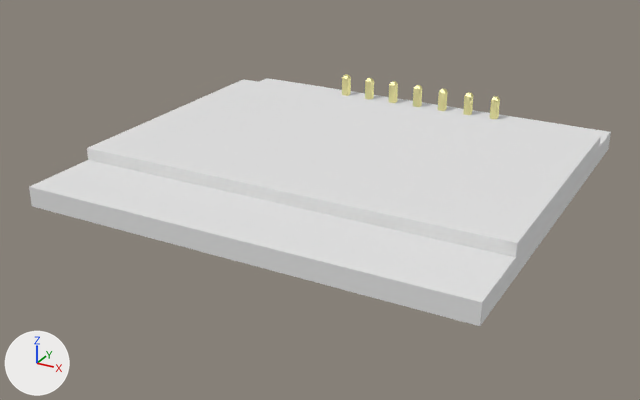
Before and after pictures for a commit that changed the Blender file Oled.blend.
The view is the same before and after, from a 50 mm lens placed at (31.0, -60.2, 26.6), pointed at (-1.6, -0.9, -3.0). Arrows for +X, +Y and +Z are at lower left; the lights stay in place.

The scene before the commit, as lines of its bpy script (objects in view):
```python
mat_material = principled_material('Material')
mat_material.base_color = (0.8, 0.8, 0.8)  # white #e7e7e7
me_1xpin = bpy.data.meshes.new('1xPin')
me_1xpin.from_pydata(...)  # 60 vertices, 97 faces; spans x -1.31..1.23, y -6.1..5.58, z -1.27..1.27
# faces by material slot: [61, 36]
me_1xpin.materials.append(mat_m20_9990345_color_1_004)  # grey #949494
me_1xpin.materials.append(mat_gold)  # beige #fcf5b4
me_cube = bpy.data.meshes.new('Cube')
me_cube.from_pydata(...)  # a box spanning x -1.0..1.0, y -1.0..1.0, z -1.0..1.0
me_cube.materials.append(mat_material)  # white #e7e7e7
me_cube_001 = bpy.data.meshes.new('Cube.001')
me_cube_001.from_pydata(...)  # a box spanning x -0.001..0.001, y -0.001..0.001, z -0.001..0.001
ob_1xpin = bpy.data.objects.new('1xPin', me_1xpin)
ob_1xpin.location = (-7.68, 15.59, -2.75)
ob_1xpin.rotation_euler = (1.571, 0.0, 0.0)  # degrees (90, 0, 0)
_m = ob_1xpin.modifiers.new('Array', 'ARRAY')
_m.count = 7
ob_cube = bpy.data.objects.new('Cube', me_cube)
ob_cube.location = (0.0, 0.0, 0.0)
ob_cube.scale = (17.8, 16.9, 0.8)
ob_cube_001 = bpy.data.objects.new('Cube.001', me_cube_001)
ob_cube_001.location = (0.0, 0.96, 1.3)
ob_cube_001.scale = (17800.0, 11400.0, 500.0)
```
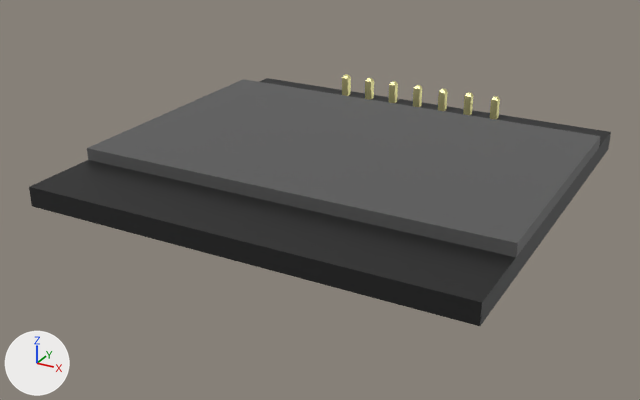
Location of each change, [x1, y1, x2, y2] in pixels of the pictures (640 x 400 px):
'Cube.001', recoloured (white to grey)
    both: [87, 79, 601, 257]
'Cube', recoloured (white to black)
    both: [29, 78, 611, 326]

The change in detail:
Material 'Material' (mat_material) changes colour from white #e7e7e7 to black #1a1a1a; in linear values from (0.8, 0.8, 0.8) to (0.0102, 0.0102, 0.0102).
Material 'Material.001' (mat_material_001) is new.
Its base color is (0.0993, 0.0993, 0.0993) (dark grey #595959).
me_cube_001 has 8 vertices, 6 faces and spans x -0.001..0.001, y -0.001..0.001, z -0.001..0.001.
me_cube_001 now uses material mat_material_001 (dark grey #595959).
